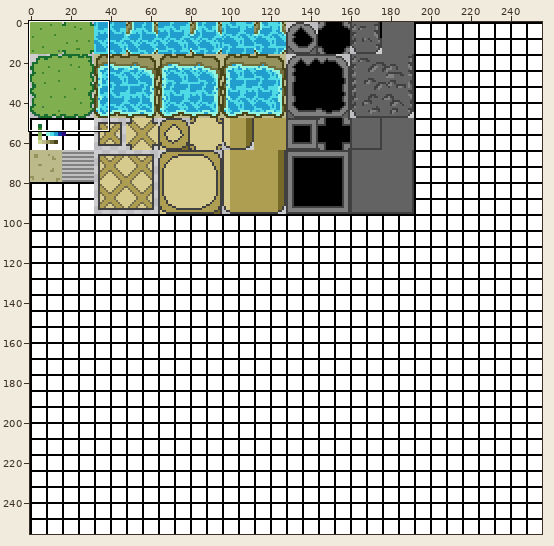
Sprite sheet, stored at res/tileset_02.png. The picture above shows the old version from afar; the outline marks the close-up.
Close-up. Before the commit:
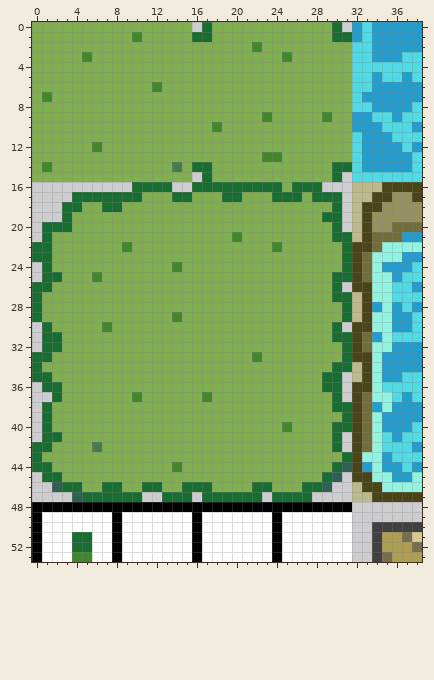
The file is 256x256 pixels. Shown: x 0..38, y 0..53.
And afterwards:
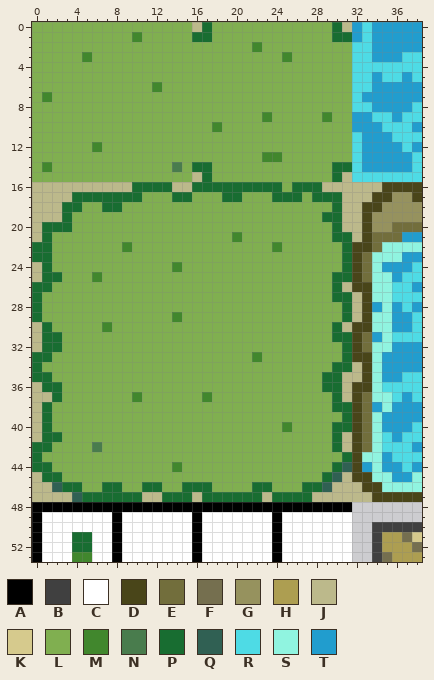
Palette (. is transparent): A #000000  B #404040  C #ffffff  D #494519  E #726e3c  F #756f4f  G #96925e  H #ad9e51  J #bcb98b  K #d6ca8d  L #80af50  M #41872d  N #497c4d  P #186d31  Q #306053  R #4edbe5  S #90f4e0  T #219dce
From old to new:
Colour J now appears in row 0 at x 16 and 31; in row 15 at x 16 and 31; in row 16 at x 0 to 9, 14 to 15 and 29 to 31; in row 17 at x 0 to 3 and 31; in rows 18 to 19 at x 0 to 2 and 31; in row 20 at x 0 and 31.
Colour J now appears in row 21 at x 0; in rows 24 to 25 at x 0; in row 26 at x 31; in row 30 at x 0 and 31; in rows 31 to 32 at x 0; in row 35 at x 31.
Colour J now appears in row 36 at x 0 and 31; in row 37 at x 0 to 1 and 31; in rows 38 to 40 at x 0; in row 41 at x 0 and 31; in row 42 at x 31; in row 45 at x 0 and 31.
Colour J now appears in row 46 at x 0 to 1 and 30 to 31; in row 47 at x 0 to 3, 11 to 12, 16, 23 and 28 to 31.
